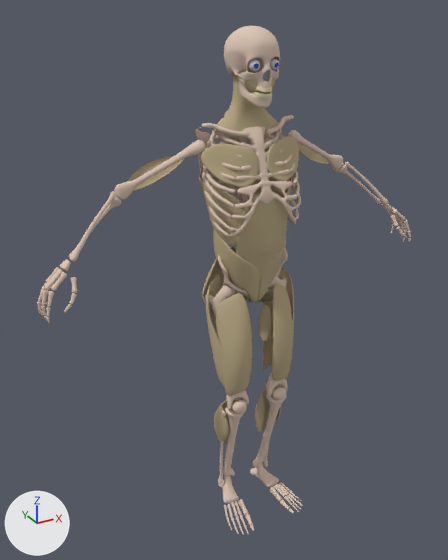
An edit to the Blender file ALPAPAAM.blend, drawn before and after from the same camera.
Both versions are drawn from a 50 mm lens placed at (-1.146, -1.861, 1.999), pointed at (-0.093, 0.053, 1.041). The lights are fixed; the arrows at lower left show +X, +Y and +Z.

Objects in the first picture: 'Alpapatam.Bones', 'Fat.Subcutaneous'.
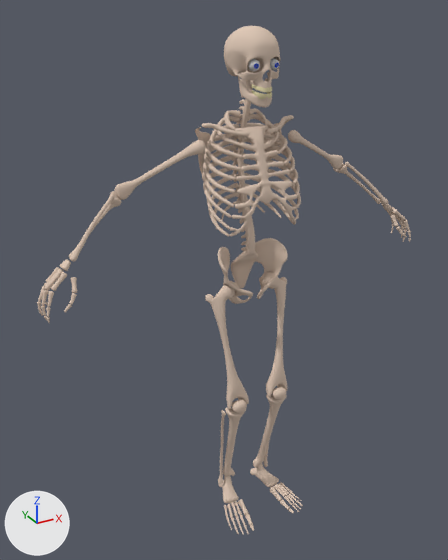
The change, as a diff of the scene's bpy script:
```diff
--- a/ALPAPAAM.blend.py
+++ b/ALPAPAAM.blend.py
@@ ob_fat_subcutaneous @@
 _m = ob_fat_subcutaneous.modifiers.new('Subsurf', 'SUBSURF')
+ob_fat_subcutaneous.hide_set(True)  # its collection is switched off
```

Where the change shows, as pixel boxes (x1, y1, x2, y2) in the pictures (448 x 560 px):
'Fat.Subcutaneous', hidden
    before: (127, 68, 330, 442)
